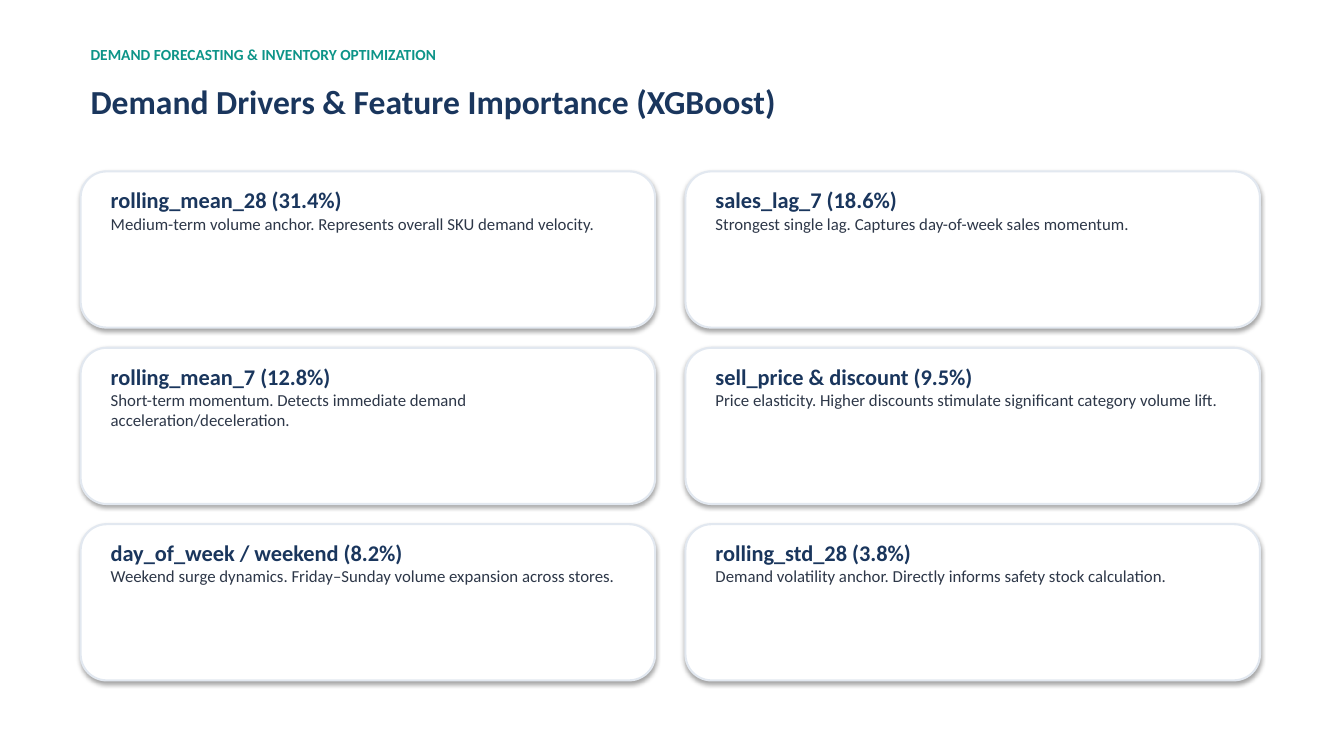
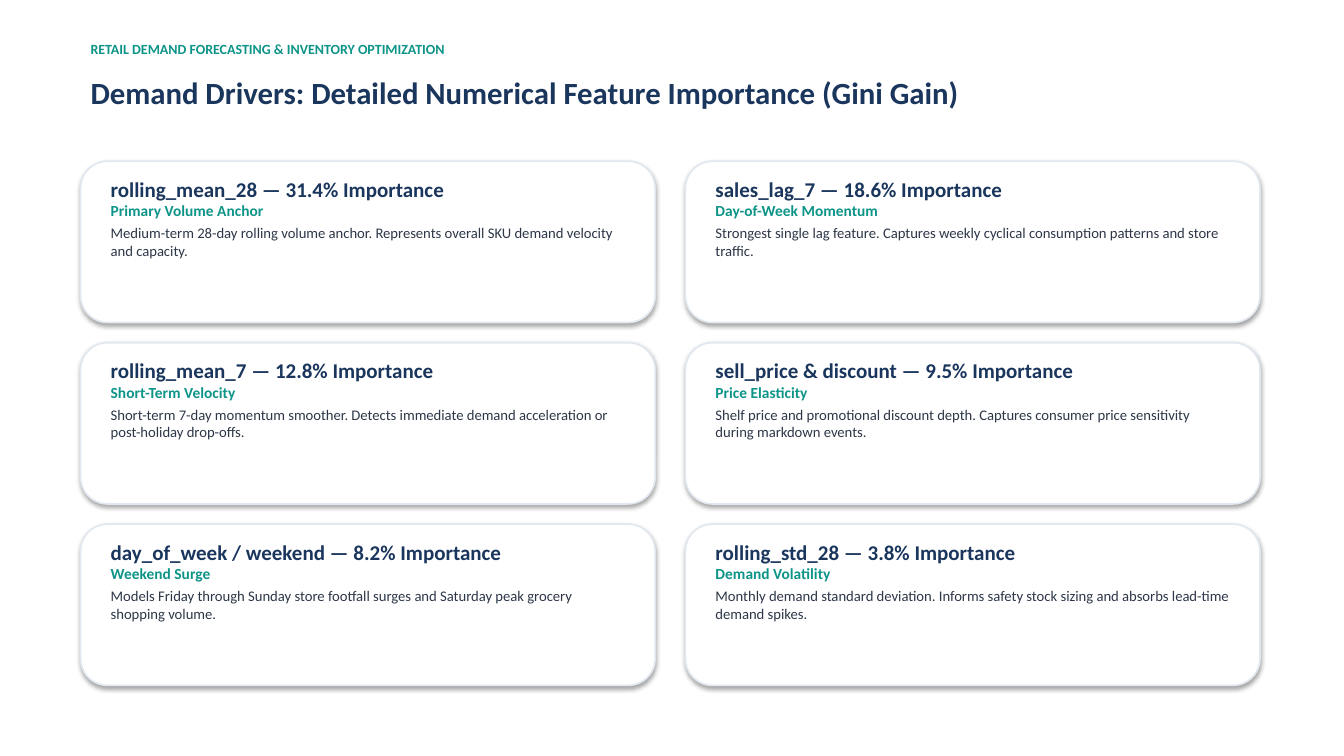
Before and after one commit to Pranav-2910/Demand-Forecasting-Inventory-Optimization-Using-Machine-Learning, a slide deck: slide 9 of Week 4/final_presentation.pptx (slide 8 before the commit). Drawn at 1344x756 pixels with LibreOffice and Linux fonts; fonts in the diff are those of the drawing. Boxes give left, top, right and bottom in pixels: in the first picture for what was removed or moved away, otherwise in the second. Text is boxed around its words. In the diff, an @@ line names an element or a change of style, - is before the commit and + after.

Commit message:
Add formal 11-page PDF analytical report, enhanced executive 14-slide presentation deck with numerical observations, and updated documentation

```diff
--- a/Week 4/final_presentation.pptx
+++ b/Week 4/final_presentation.pptx
@@ text at bbox=[91, 45, 445, 54]: text changed; size 11 to 10 pt @@
-DEMAND FORECASTING & INVENTORY OPTIMIZATION
+RETAIL DEMAND FORECASTING & INVENTORY OPTIMIZATION
@@ text at bbox=[91, 81, 958, 109]: text changed; size 24 to 22 pt @@
-Demand Drivers & Feature Importance (XGBoost)
+Demand Drivers: Detailed Numerical Feature Importance (Gini Gain)
@@ rounded rectangle: place and size @@
-rounded rectangle at bbox=[81, 171, 655, 328]
+rounded rectangle at bbox=[81, 161, 655, 323]
@@ outline #E2E8F0 1.5 pt to #E2E8F0 1.2 pt in 6 elements at bbox=[81, 343, 655, 504], bbox=[686, 343, 1260, 504], bbox=[81, 524, 655, 686], bbox=[686, 524, 1260, 686], bbox=[81, 161, 655, 323], bbox=[686, 161, 1260, 323] @@
@@ rounded rectangle: place and size @@
-rounded rectangle at bbox=[686, 171, 1260, 328]
+rounded rectangle at bbox=[686, 161, 1260, 323]
@@ text at bbox=[111, 182, 613, 259]: text changed; size 12 to 10.5 pt @@
-rolling_mean_28 (31.4%)
-Medium-term volume anchor. Represents overall SKU demand velocity.
+rolling_mean_28 — 31.4% Importance
+Primary Volume Anchor
+Medium-term 28-day rolling volume anchor. Represents overall SKU demand velocity and capacity.
@@ text at bbox=[715, 182, 1218, 256]: text changed; size 12 to 10.5 pt @@
-sales_lag_7 (18.6%)
-Strongest single lag. Captures day-of-week sales momentum.
+sales_lag_7 — 18.6% Importance
+Day-of-Week Momentum
+Strongest single lag feature. Captures weekly cyclical consumption patterns and store traffic.
@@ rounded rectangle: place and size @@
-rounded rectangle at bbox=[81, 348, 655, 504]
+rounded rectangle at bbox=[81, 343, 655, 504]
@@ rounded rectangle: place and size @@
-rounded rectangle at bbox=[686, 348, 1260, 504]
+rounded rectangle at bbox=[686, 343, 1260, 504]
@@ text at bbox=[111, 363, 608, 440]: text changed; size 12 to 10.5 pt @@
-rolling_mean_7 (12.8%)
-Short-term momentum. Detects immediate demand acceleration/deceleration.
+rolling_mean_7 — 12.8% Importance
+Short-Term Velocity
+Short-term 7-day momentum smoother. Detects immediate demand acceleration or post-holiday drop-offs.
@@ text at bbox=[715, 363, 1189, 440]: text changed; size 12 to 10.5 pt @@
-sell_price & discount (9.5%)
-Price elasticity. Higher discounts stimulate significant category volume lift.
+sell_price & discount — 9.5% Importance
+Price Elasticity
+Shelf price and promotional discount depth. Captures consumer price sensitivity during markdown events.
@@ rounded rectangle: place and size @@
-rounded rectangle at bbox=[81, 524, 655, 681]
+rounded rectangle at bbox=[81, 524, 655, 686]
@@ rounded rectangle: place and size @@
-rounded rectangle at bbox=[686, 524, 1260, 681]
+rounded rectangle at bbox=[686, 524, 1260, 686]
@@ text at bbox=[111, 545, 572, 622]: text changed; size 12 to 10.5 pt @@
-day_of_week / weekend (8.2%)
-Weekend surge dynamics. Friday–Sunday volume expansion across stores.
+day_of_week / weekend — 8.2% Importance
+Weekend Surge
+Models Friday through Sunday store footfall surges and Saturday peak grocery shopping volume.
@@ text at bbox=[715, 545, 1229, 622]: text changed; size 12 to 10.5 pt @@
-rolling_std_28 (3.8%)
-Demand volatility anchor. Directly informs safety stock calculation.
+rolling_std_28 — 3.8% Importance
+Demand Volatility
+Monthly demand standard deviation. Informs safety stock sizing and absorbs lead-time demand spikes.
```
Also in this commit, not shown: 10 other slides changed, 3 slides added, 1 slide removed, 4 other files.
